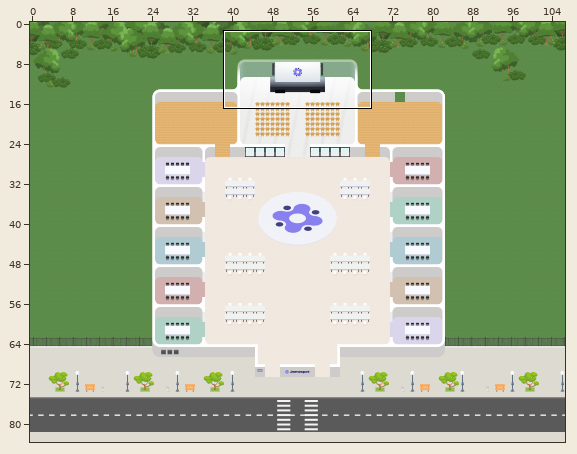
Two versions of a level (Tiled map, 2026-new-Jland/jland.tmx). The picture above shows the old version from afar; the outline marks the close-up.
Close-up. Before the edit:
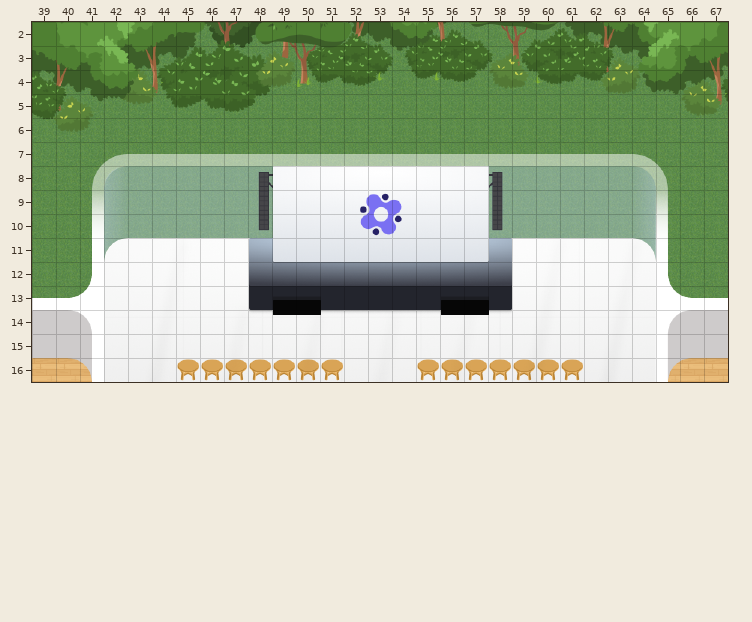
Cells are 32x32 px. Shown: x 39..67, y 2..16. The commit also changed other parts of the map, which this record leaves out. Tiles whose own drawing changed are shown in their newer look in all pictures.
And afterwards:
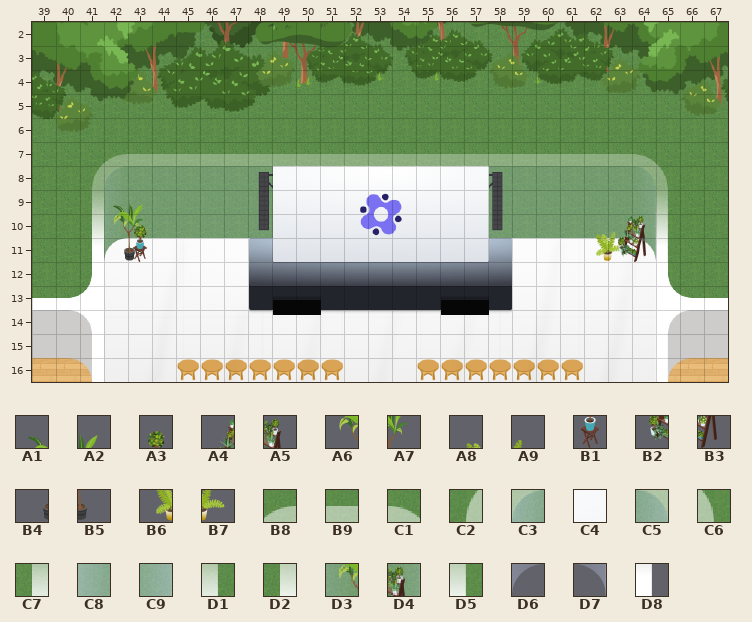
Key: from "Misc": A1 572, A2 573, A3 609, A4 610, A5 611, A6 612, A7 613, A8 614, A9 615, B1 649, B2 650, B3 651, B4 652, B5 653, B6 654, B7 655; from "murs": B8 18, B9 19, C1 40, C2 76, C3 77, C4 78, C5 99, C6 100, C7 135, C8 136, C9 158, D1 159, D2 194, D3 195, D4 217, D5 218, D6 254, D7 276, D8 277.
__ is an empty cell.
Tiles replaced or removed in this view: B8, B9, C1, C2, C3, C4, C5, C6, C7, C8, C9, D1, D2, D3, D4, D5, D6, D7, D8.
See-through tiles are keyed as they look on the map.
What changed:
Changed rows in their new state; .. is an unchanged cell.
Layer "grillage":
first column x 43:
10 A3 .. .. .. .. .. .. .. .. .. .. .. .. .. .. .. .. .. .. A8 A9
11 B1 .. .. .. .. .. .. .. .. .. .. .. .. .. .. .. .. .. .. B6 B7
Layer "Misc Down":
first column x 42:
 9 A1 A2 .. .. .. .. .. .. .. .. .. .. .. .. .. .. .. .. .. .. .. .. ..
10 A6 A7 .. .. .. .. .. .. .. .. .. .. .. .. .. .. .. .. .. .. .. A4 A5
11 B4 B5 .. .. .. .. .. .. .. .. .. .. .. .. .. .. .. .. .. .. .. B2 B3
Layer "Wall Down":
first column x 41:
 7 .. __ __ __ __ __ __ __ __ __ __ __ __ __ __ __ __ __ __ __ __ __ __ __ ..
 8 __ __ __ __ __ __ __ __ __ .. .. .. .. .. .. .. .. __ __ __ __ __ __ __ __
 9 __ __ __ __ __ __ __ __ __ .. .. .. .. .. .. .. .. __ __ __ __ __ __ __ __
Layer "Bureaux Up":
first column x 43:
10 A3
Layer "Wall Up":
first column x 41:
10 __ __ __ __ __ __ __ __ __ .. .. .. .. .. .. .. .. __ __ __ __ __ __ __ __
11 .. __ .. .. .. .. .. .. .. .. .. .. .. .. .. .. .. .. .. .. .. .. .. __ __
Layer "Misc up":
first column x 42:
 9 A1 A2 .. .. .. .. .. .. .. .. .. .. .. .. .. .. .. .. .. .. .. .. ..
10 A6 A7 .. .. .. .. .. .. .. .. .. .. .. .. .. .. .. .. .. .. A8 A4 A5
Pixel boxes of the changes (left, top, right, bottom) in both close-ups:
changed: (92, 154, 668, 262)
